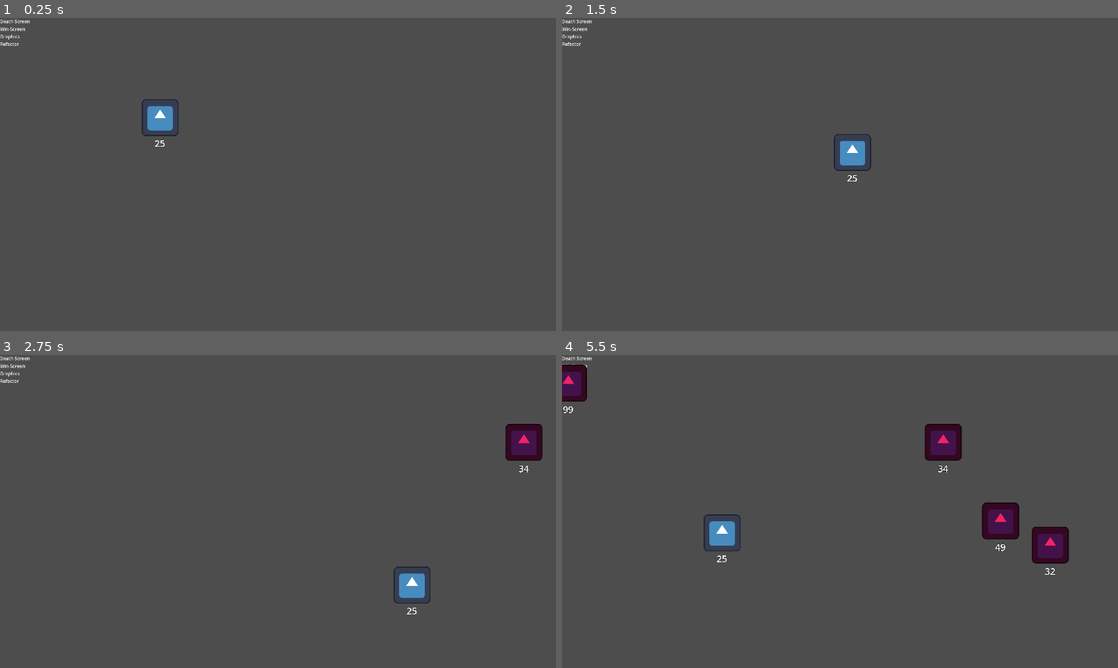
Above: before the commit, frames 1-4 (two rows, left to right).
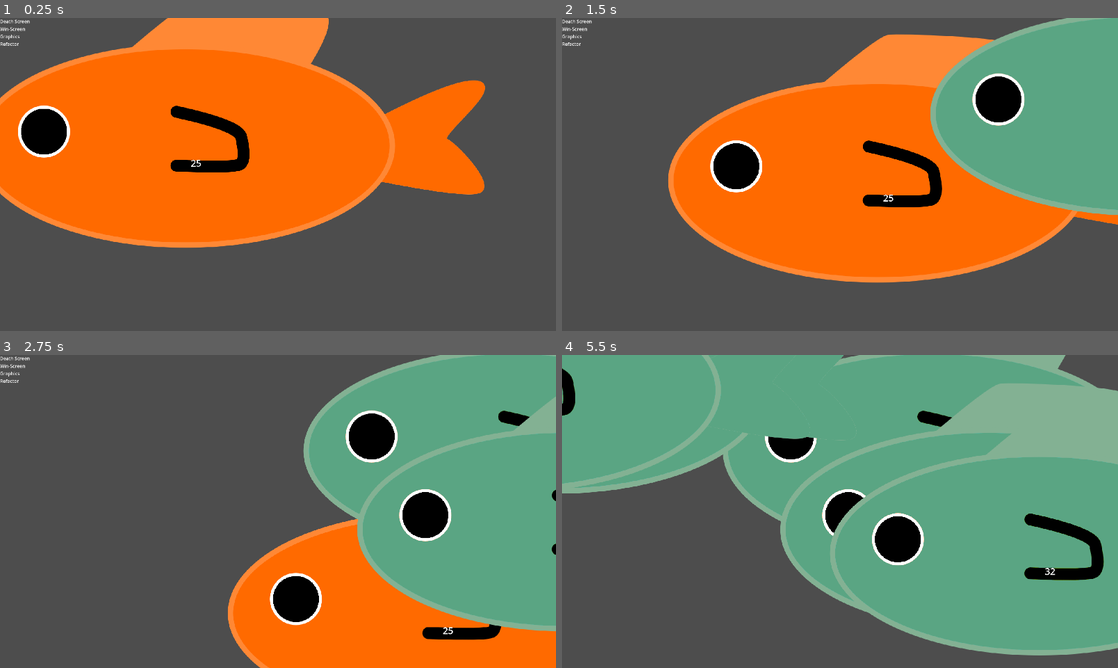
Above: after the commit, the same moments.

Repository: ForlornU/Fishy-example-game
Game: Godot game, scene res://Scenes/MainScene.tscn
Two runs of this game, one before a commit and one after it. Both use one fixed random seed, a clock stepped at 60 frames per second and the inputs below. The engine's default icon, where the game draws it, is replaced by a stand-in: a white triangle on a blue panel in a dark square.
Inputs:
- Up to frame 1 (0.25 s): no input
- Up to frame 2 (1.5 s): tap Enter at 0.5 s; hold Right (move_right) 0.53-1.28 s; hold Down (move_down) from 1.28 s (still down)
- Up to frame 3 (2.75 s): release Down (move_down) at 2.03 s; hold Right (move_right) from 2.03 s (still down)
- Up to frame 4 (5.5 s): release Right (move_right) at 2.78 s; hold Up (move_up) 2.78-3.53 s; hold Left (move_left) 3.53-5.03 s; hold Down (move_down) from 5.03 s (still down)

The runs differ from the first frame. In frame 1, 45% of the frame differs, in the area x 0-88%, y 0-74%; in frame 2, 51%; in frame 3, 47%; in frame 4, 70%, in the area x 0-100%, y 0-96%.

Commit message:
First fish sprite

Diff:
--- a/Assets/EnemyFish.tscn
+++ b/Assets/EnemyFish.tscn
@@ -1,7 +1,7 @@
 [gd_scene load_steps=5 format=3 uid="uid://xmepqgruiu3g"]
 
-[ext_resource type="Texture2D" uid="uid://dtpsn38kujn1k" path="res://icon.svg" id="1_00r2e"]
 [ext_resource type="Script" path="res://Assets/EnemyFish.gd" id="1_pi7jt"]
+[ext_resource type="Texture2D" uid="uid://dmvgrdqquqy1f" path="res://Assets/FishSpriteTeal.png" id="2_xpwao"]
 
 [sub_resource type="RectangleShape2D" id="RectangleShape2D_jsme2"]
 size = Vector2(122, 122)
@@ -16,8 +16,7 @@
 text = NodePath("Label")
 
 [node name="Sprite2D" type="Sprite2D" parent="."]
-self_modulate = Color(0.945098, 0.133333, 0.392157, 1)
-texture = ExtResource("1_00r2e")
+texture = ExtResource("2_xpwao")
 
 [node name="CollisionShape2D" type="CollisionShape2D" parent="."]
 position = Vector2(1, 0)
--- a/Assets/Player.tscn
+++ b/Assets/Player.tscn
@@ -1,9 +1,9 @@
 [gd_scene load_steps=6 format=3 uid="uid://df1smrxqvv78f"]
 
 [ext_resource type="Script" path="res://Assets/PlayerMovement.gd" id="1_441f7"]
-[ext_resource type="Texture2D" uid="uid://dtpsn38kujn1k" path="res://icon.svg" id="1_nd670"]
+[ext_resource type="Texture2D" uid="uid://cy7fhepq7lnav" path="res://Assets/FishSprite.png" id="2_bq4jx"]
 
-[sub_resource type="SpriteFrames" id="SpriteFrames_nobyf"]
+[sub_resource type="SpriteFrames" id="SpriteFrames_iwrto"]
 
 [sub_resource type="RectangleShape2D" id="RectangleShape2D_ccnox"]
 size = Vector2(124, 125)
@@ -31,7 +31,7 @@
 shape = SubResource("RectangleShape2D_ccnox")
 
 [node name="temp_image" type="Sprite2D" parent="."]
-texture = ExtResource("1_nd670")
+texture = ExtResource("2_bq4jx")
 
 [node name="Label" type="Label" parent="."]
 anchors_preset = 7
--- a/Scenes/MainScene.tscn
+++ b/Scenes/MainScene.tscn
@@ -6,7 +6,7 @@
 [node name="Main" type="Node2D"]
 
 [node name="Player" parent="." instance=ExtResource("1_etuq1")]
-position = Vector2(553, 344)
+position = Vector2(678, 412)
 
 [node name="Fishspawner" type="Node" parent="."]
 script = ExtResource("3_ookas")
Binary file added: Assets/FishSprite.png
Not shown, added: Assets/FishSprite.png.import
Binary file added: Assets/FishSpriteTeal.png
Not shown, added: Assets/FishSpriteTeal.png.import
Not shown: 1 places in Assets/Player.tscn that only renumber resources
